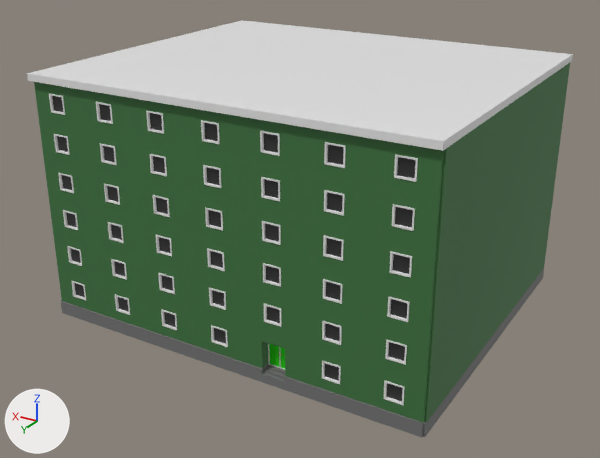
The FBX model OSB3D/Assets/Prefabs/Import/Buildings/BR30_F06_01.fbx, before and after one commit.
The view is the same before and after, from a 50 mm camera at (-37.1, 91.2, 31.0) aimed at (-7.3, 41.6, 6.2). Arrows for +X, +Y and +Z are at lower left; the lights stay in place. Where no turn or scale is listed for an object, it has been applied to the vertices. Vertices at the same position are counted once.

The first picture shows 'BR30_F06_01'.
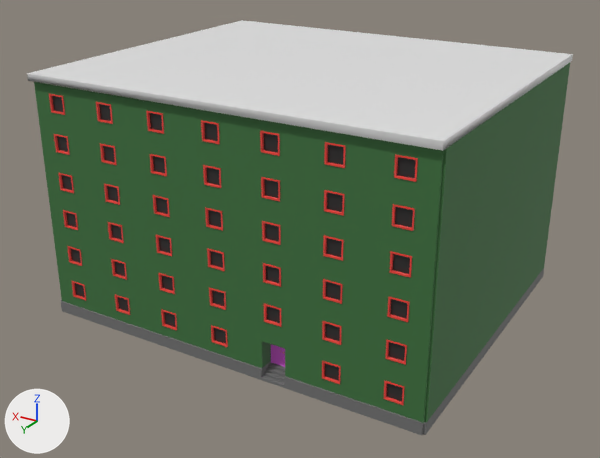
The newer file is also turned or shifted as a whole; pictures and numbers use the older file's frame.

Location of each change, (x1, y1, x2, y2) in pixels of the pictures (600 x 458 px):
```json
{"object": "BR30_F06_01", "change": "reshaped", "before": [27, 20, 573, 438], "after": [27, 20, 573, 435]}
{"part": 1, "of": "me_cube_049", "change": "cut back", "before": [61, 268, 544, 438], "after": [61, 268, 544, 435]}
{"part": 2, "of": "me_cube_049", "change": "recoloured", "before": [49, 93, 418, 405], "after": [49, 93, 418, 405], "on screen": "grey to red"}
```

The change, as JSON lines over the scene's bpy script:
```json
{"op": "add", "block": "mat_windowframe_003", "code": ["mat_windowframe_003 = principled_material('WindowFrame.003')", "mat_windowframe_003.base_color = (0.8, 0.0527, 0.0404)  # red #e74139"]}
{"block": "me_cube_049", "where": "# used by ob_br30_f06_01; location = (-7.5, 40.0, 9.5)"}
{"op": "remove", "block": "me_cube_049", "code": "me_cube_049.from_pydata(...)  # 1982 vertices, 1628 faces; spans x -15.0..15.0, y -12.8..12.8, z -9.5..9.0"}
{"op": "add", "block": "me_cube_049", "code": "me_cube_049.from_pydata(...)  # 1957 vertices, 1594 faces; spans x -15.0..15.0, y -12.8..12.8, z -9.3..9.0"}
{"block": "me_cube_049", "change": "me_cube_049 part 1"}
{"block": "me_cube_049", "change": "62 vertices are removed from x -5.2..-3.4, y 11.4..12.5, z -9.1..-6.4"}
{"block": "me_cube_049", "change": "70 faces are deleted"}
{"block": "me_cube_049", "change": "12 vertices in x -15.0..15.0, y -12.5..12.5, z -9.5 move by (0.0, 0.0, 0.2)"}
{"block": "me_cube_049", "change": "10 vertices in x -5.2..-3.4, y 11.4..11.5, z -9.1..-6.4 move by (0.0, -0.3, 0.0)"}
{"block": "me_cube_049", "change": "20 vertices are added at x -5.2..-3.4, y 11.3..12.2, z -9.1..-6.4"}
{"block": "me_cube_049", "change": "10 new vertices lie (0.0, 0.0, 2.1) away from vertices in x -5.1..-3.5, y 11.3, z -8.6"}
{"block": "me_cube_049", "change": "7 new vertices lie (1.8, 0.0, 0.0) away from vertices in x -5.2, y 11.3, z -9.1..-6.4"}
{"block": "me_cube_049", "change": "12 new faces join them, mat_slab_003 (grey #727272)"}
{"block": "me_cube_049", "change": "24 new faces join them, mat_door_003 (pink #e664e7)"}
{"block": "me_cube_049", "change": "me_cube_049 part 2: 1328 faces spanning x -13.5..13.5, y -12.4..12.4, z -7.7..7.7 switch from mat_frame_003 (white #e7e7e7) to mat_windowframe_003 (red #e74139)"}
{"op": "remove", "block": "me_cube_049", "code": "me_cube_049.materials.append(mat_stair_003)  # grey #727272"}
{"op": "remove", "block": "me_cube_049", "code": "me_cube_049.materials.append(mat_doorpanel_003)  # green #29e707"}
```
